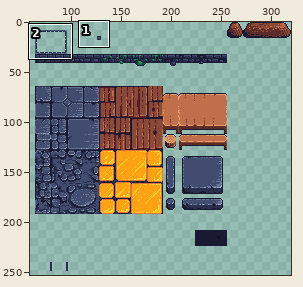
Pixel-art file, stored at core/assets/ase/biome_0.ase. The picture above shows the old version from afar; the outline marks the close-up.
Close-up. Before the edit:
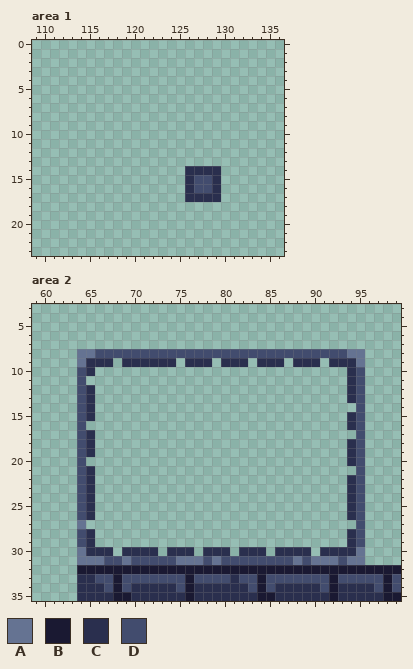
320x256 pixels, 1 frame. Shown: area 1: x 109..136, y 0..23; area 2: x 59..99, y 3..35. The wide view leaves out empty margins.
Palette (. is transparent): A #657392  B #1a1932  C #2a2f4e  D #424c6e
Pixels before, area 1, first column x 126:
14 CCCC
15 CDDC
16 CDDC
17 CCCC
Pixels before, area 2, first column x 64:
 8 AADDDDDDDDDDDDDDDDDDDDDDDDDDDDAA....
 9 ACCC.CCCCCC.CCC.CCC.CCC.CCC.CCCA....
10 DC............................CD....
11 D.............................CD....
12 DC............................CD....
13 DC............................CD....
14 DC.............................D....
15 DC............................CD....
16 D.............................CD....
17 DC.............................D....
18 DC............................CD....
19 DC............................CD....
20 D.............................CD....
21 DC.............................D....
22 DC............................CD....
23 DC............................CD....
24 DC............................CD....
25 DC............................CD....
26 DC............................CD....
27 A..............................D....
28 DC............................CD....
29 DC............................CD....
30 ACCC.CCCC.CCC.CCC.CCC.CCCC.CCCCA....
31 AAADDADDDDDAAADADDDDDDDDADAAADAA....
32 BBBBBBBBBBBBBBBBBBBBBBBBBBBBBBBBBBBB
33 CCDDBDDDDDDDBDDDDCDDBDDDDDDDBDDDDDBD
34 CCCDBDCCCCCDBCCCCCCDBDCCCCCDBCCCCDBD
35 CCCCBBCCCCCCBCCCCCCCBBCCCCCCBCCCCCBB
Now the later version:
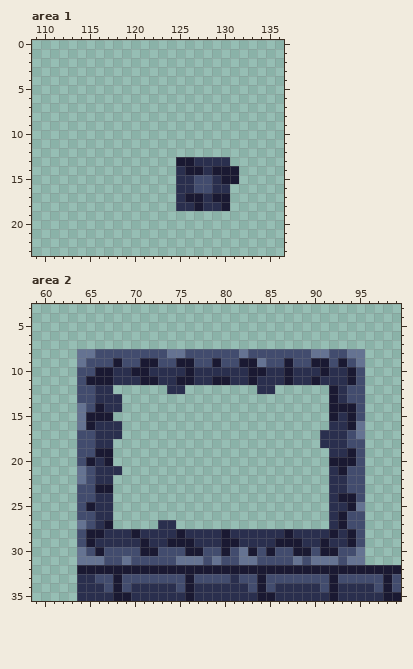
The exact change:
Changed rows in their new state; - is an unchanged pixel.
Area 1, layer "tiles":
first column x 125:
13 BBCCCC-
14 CBB-BBB
15 C----BB
16 C----C-
17 CBB-BB-
18 CCBCCB-
Area 2, layer "tiles":
first column x 64:
 8 ----------AA------A-------AA----
 9 -DDDBDDBBDDBBDDBDDBBADDBDDBBDBD-
10 -DBBCCBBCCCCBCCCCCCBBCCBCCCBCCB-
11 -BBBCCCBBCCBBCCBBCCBCCCBCCBCCCB-
12 -DCC------CC--------CC------BCD-
13 -DCCC-----------------------BCD-
14 ADBCC-----------------------BBB-
15 ABBB------------------------BCB-
16 ABCCC-----------------------CCBA
17 -DCCC----------------------CCCDA
18 -DCC-----------------------CCCD-
19 -DBB------------------------CCB-
20 -BCB------------------------BBB-
21 ADCCC-----------------------CBD-
22 ADCC------------------------CCD-
23 -DBB------------------------CCD-
24 -DCC------------------------CBB-
25 -BCC------------------------CCBA
26 -DCC------------------------CBD-
27 -DCB-----CC-----------------CBD-
28 -BBCCCBCCCCBCCCCBCCCCCCBCCCCBCB-
29 -BCCCCCBCCBBBCCCBBCCCCBBBCCBCCB-
30 -DBDDDDBBDDDBBDDBDABDBDDBBDBBDD-
31 ------------------AA------------
